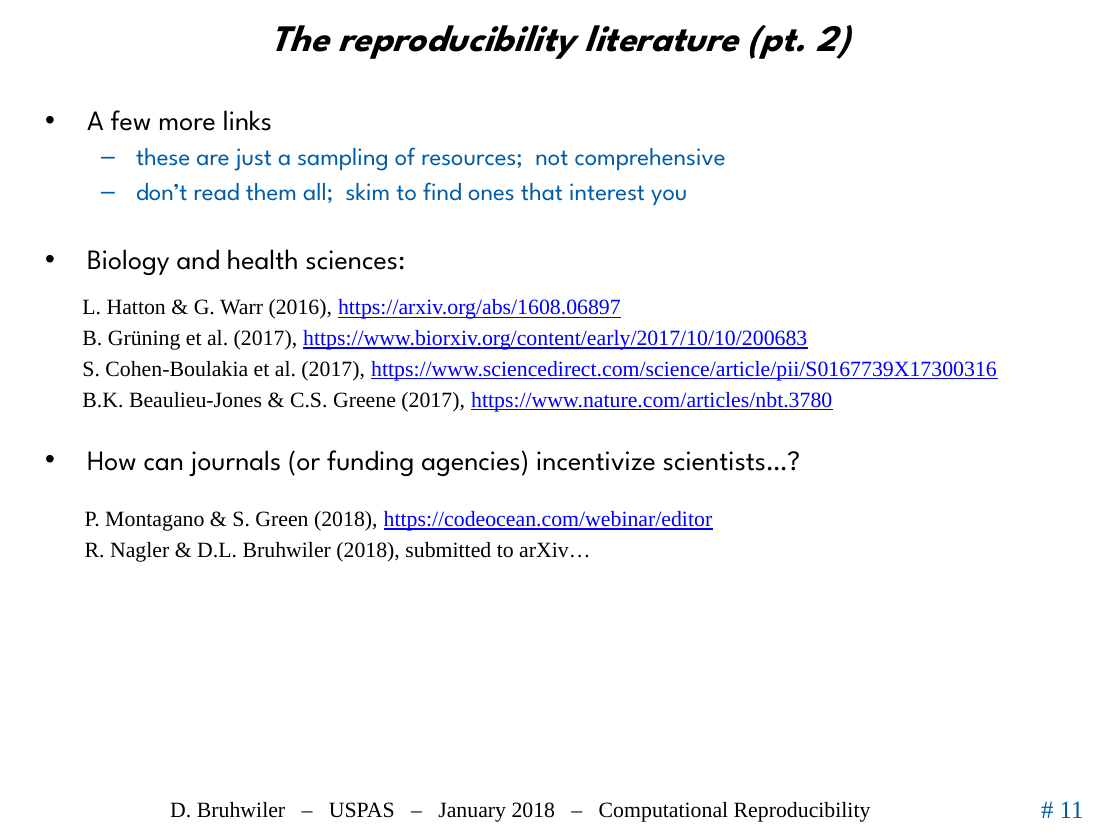
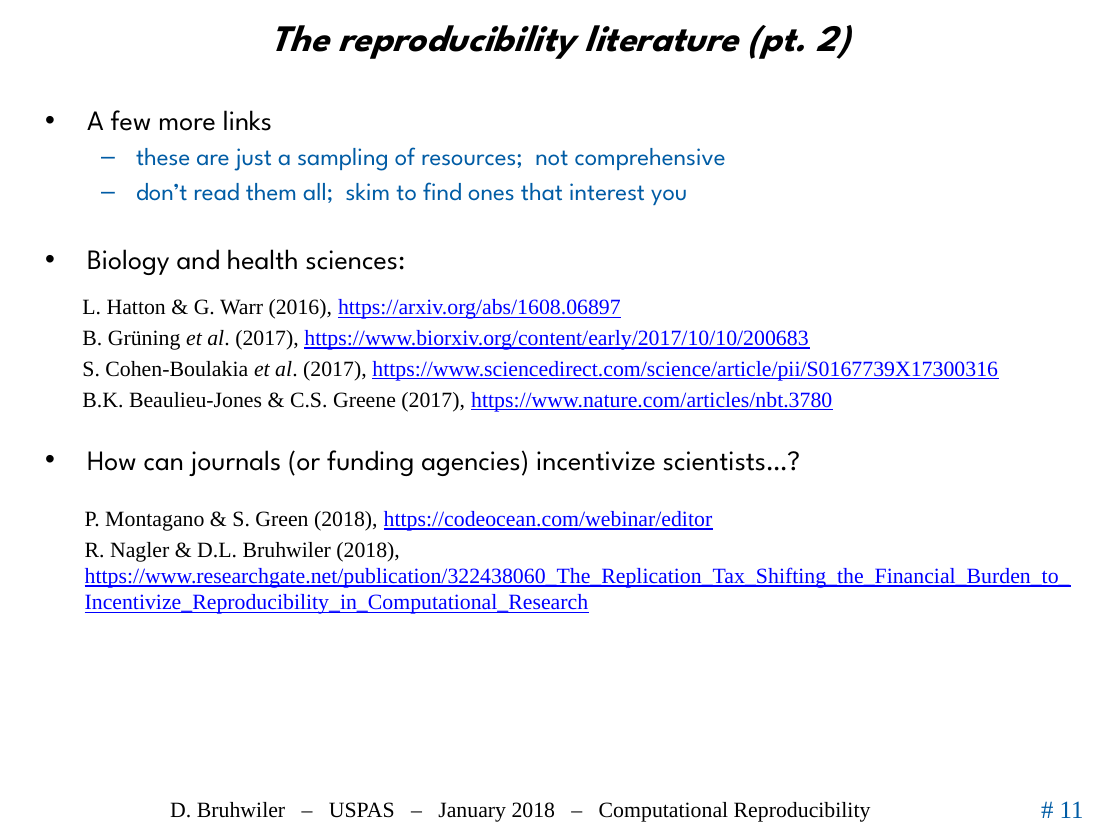
Before and after one commit to uspas/simbeamplasma18, a slide deck: slide 11 of computational_reproducibility/lecture/2018_ComputationalReproducibility_Bruhwiler_USPAS.pptx. Drawn at 1120x840 pixels with LibreOffice and Linux fonts; fonts in the diff are those of the drawing; background and template pictures are left out. Boxes give left, top, right and bottom in pixels: in the first picture for what was removed or moved away, otherwise in the second. Text is boxed around its words. In the diff, an @@ line names an element or a change of style, - is before the commit and + after.

Commit message:
minor updates

```diff
--- a/computational_reproducibility/lecture/2018_ComputationalReproducibility_Bruhwiler_USPAS.pptx
+++ b/computational_reproducibility/lecture/2018_ComputationalReproducibility_Bruhwiler_USPAS.pptx
@@ text at (82, 330, 998, 381): italic on in "et al.", "et al." @@
@@ text at (85, 542, 1070, 614): text changed; text colour #000000 to #0000FF @@
-R. Nagler & D.L. Bruhwiler (2018), submitted to arXiv…
+R. Nagler & D.L. Bruhwiler (2018), https://www.researchgate.net/publication/322438060_The_Replication_Tax_Shifting_the_Financial_Burden_to_Incentivize_Reproducibility_in_Computational_Research
```
